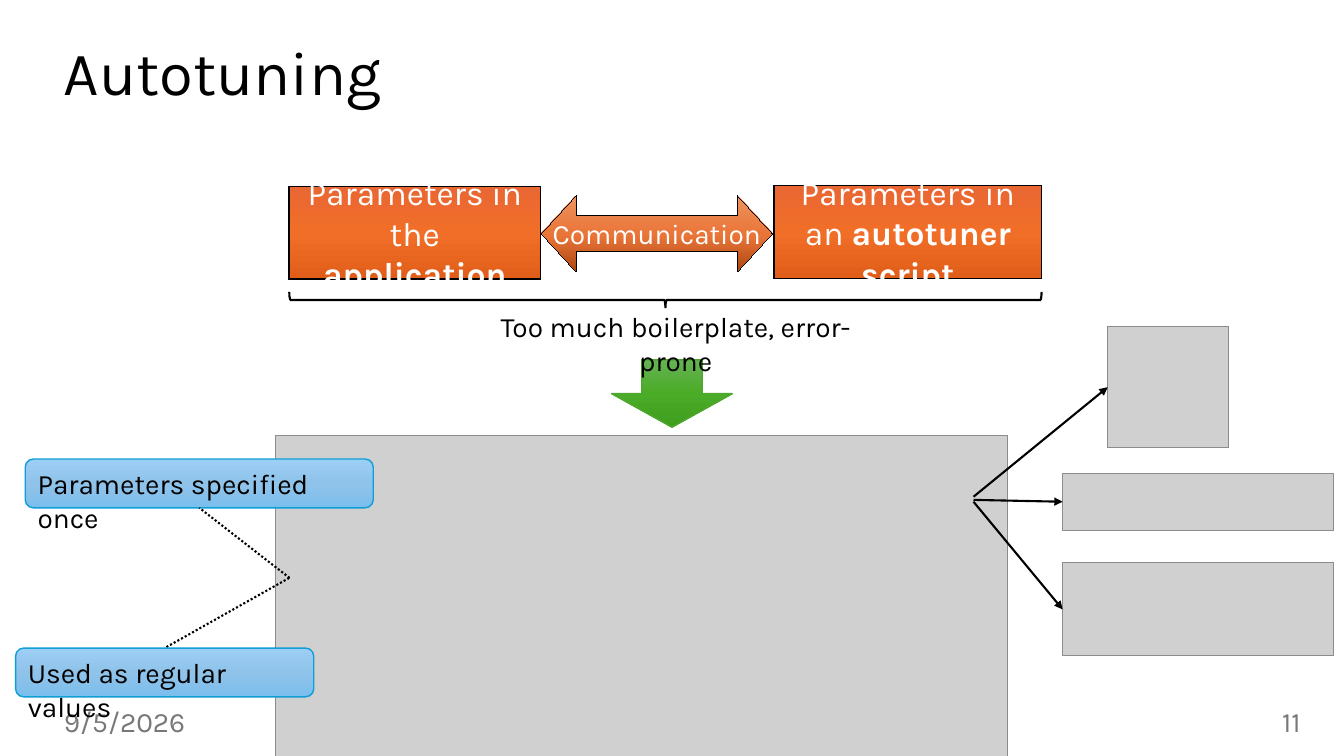
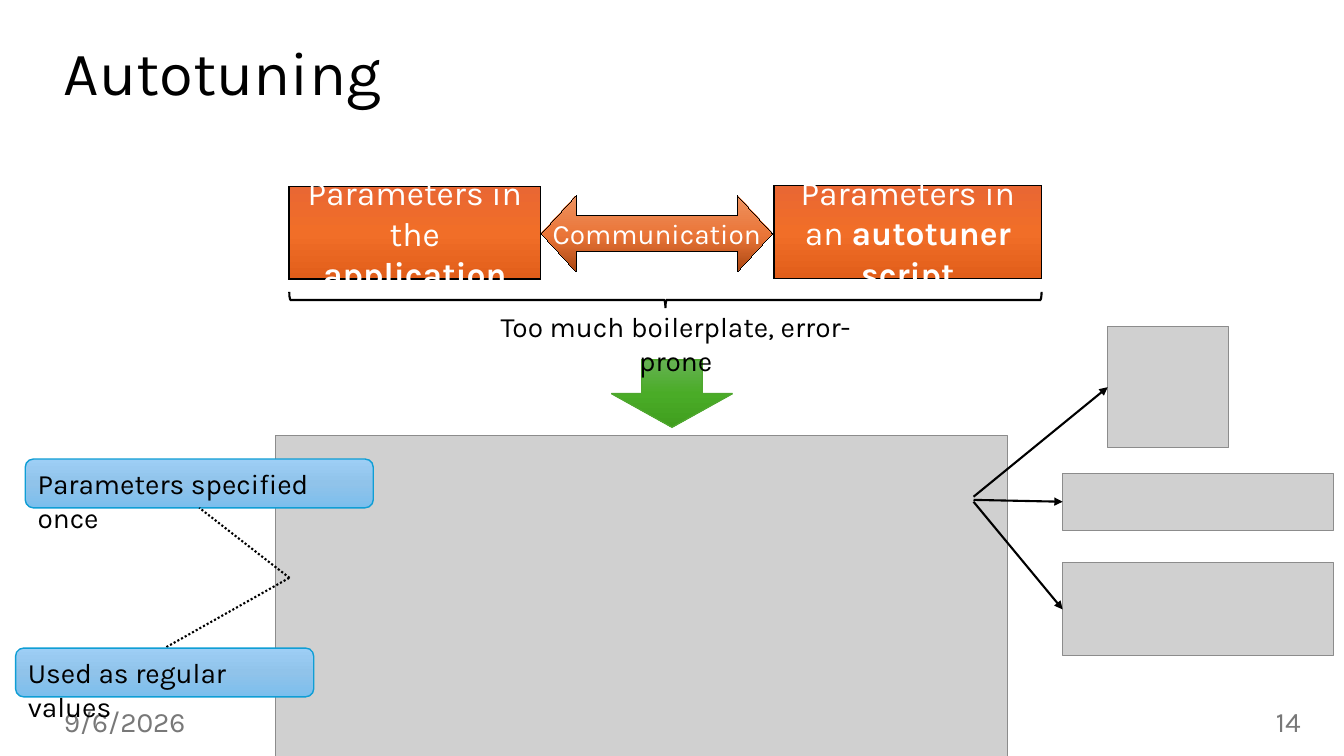
Before and after one commit to jiriklepl/phd-thesis, a slide deck: slide 14 of slides/Optimizing Memory Layouts and Traversal Orders in High-Performance Computing.pptx (slide 11 before the commit). Drawn at 1344x756 pixels with LibreOffice and Linux fonts; fonts in the diff are those of the drawing; grey boxes stand for pictures; background and template pictures are left out. Boxes give left, top, right and bottom in pixels: in the first picture for what was removed or moved away, otherwise in the second. Text is boxed around its words. In the diff, an @@ line names an element or a change of style, - is before the commit and + after.

```diff
--- a/slides/Optimizing Memory Layouts and Traversal Orders in High-Performance Computing.pptx
+++ b/slides/Optimizing Memory Layouts and Traversal Orders in High-Performance Computing.pptx
@@ text at box(64, 706, 186, 734): text changed @@
-9/5/2026
+9/6/2026
@@ page number at box(1276, 714, 1301, 732): text changed @@
-11
+14
```
Also in this commit, not shown: 45 other slides changed.
